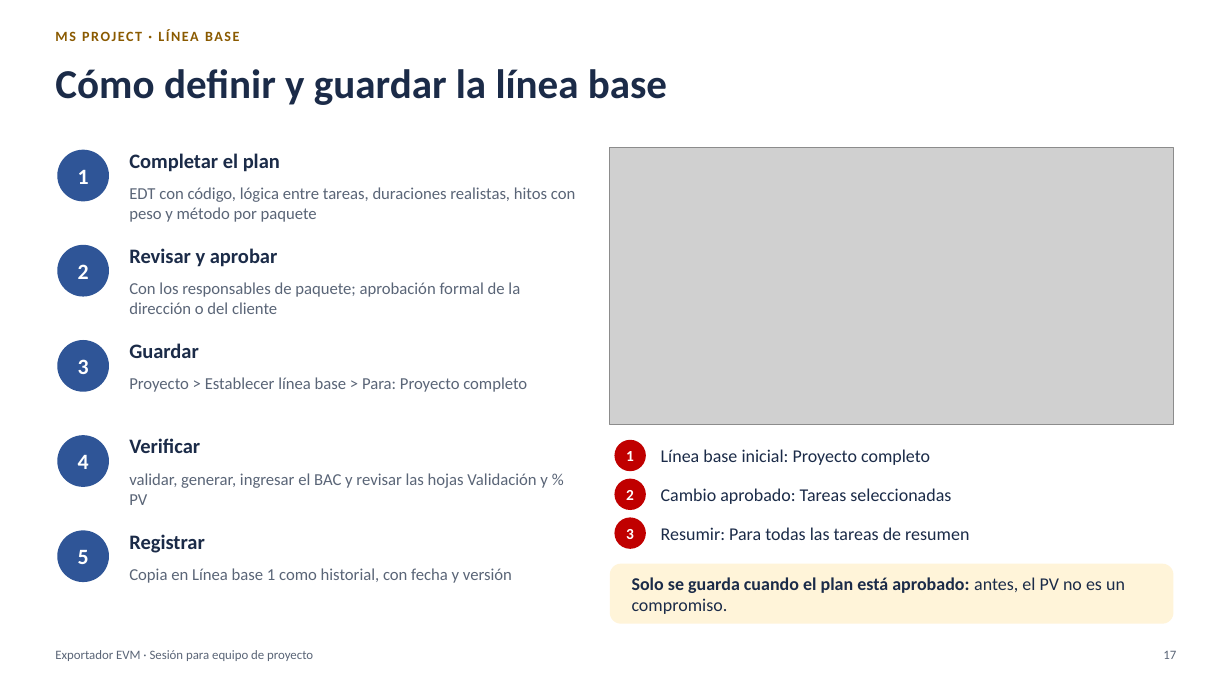
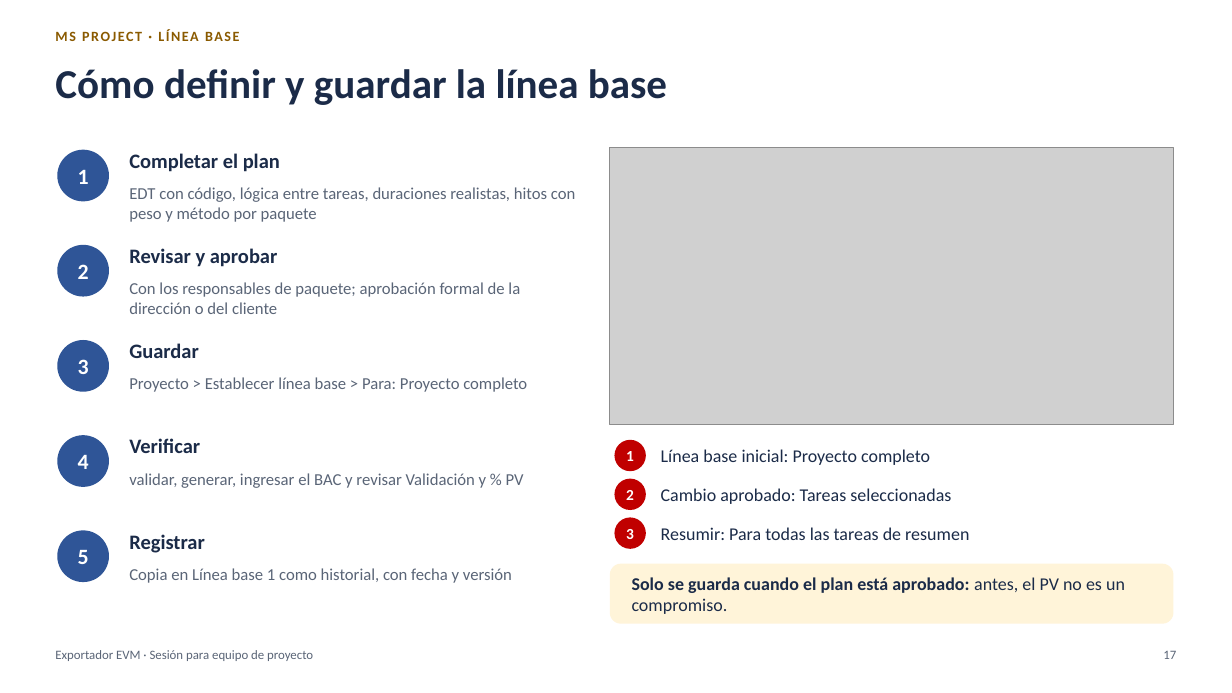
Before and after one commit to MarceloSalazar/evm-automation, a slide deck: slide 17 of docs/presentacion-jefes-de-proyecto.pptx. Drawn at 1232x693 pixels with LibreOffice and Linux fonts; fonts in the diff are those of the drawing; grey boxes stand for pictures. Boxes give left, top, right and bottom in pixels: in the first picture for what was removed or moved away, otherwise in the second. Text is boxed around its words. In the diff, an @@ line names an element or a change of style, - is before the commit and + after.

```diff
--- a/docs/presentacion-jefes-de-proyecto.pptx
+++ b/docs/presentacion-jefes-de-proyecto.pptx
@@ text at (129, 473, 524, 488): text changed @@
-validar, generar, ingresar el BAC y revisar las hojas Validación y % PV
+validar, generar, ingresar el BAC y revisar Validación y % PV
```
Also in this commit, not shown: 15 other slides changed, 1 other file.
